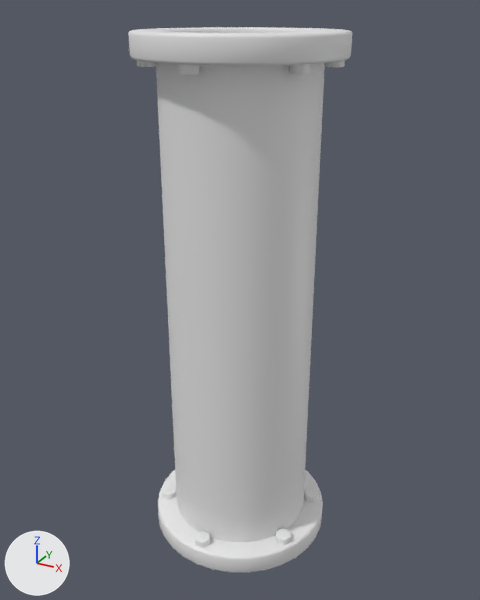
A saved change to the FBX model Save the SteamBird/Assets/Art/BuizenDeco/BuisLangKleiner.fbx.
One viewpoint serves both versions: a 50 mm camera at (0.253, -0.461, 0.46) aimed at (-0.001, 0.002, 0.229). Lighting does not change. The marker at lower left points along +X, +Y and +Z. Where no turn or scale is listed for an object, it has been applied to the vertices.

The first picture shows 'RechtLang'.
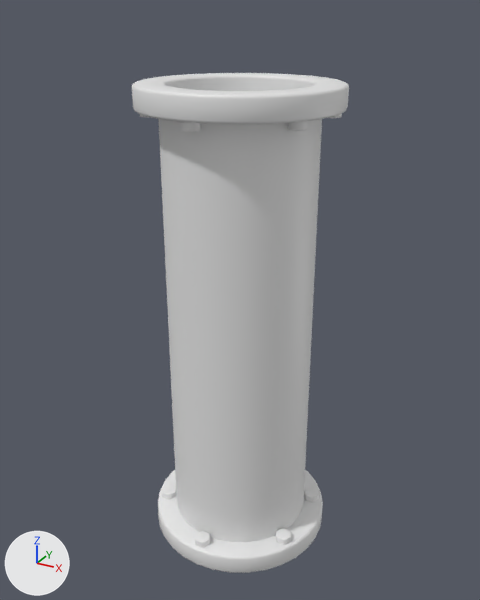
The newer file is also rescaled (x0.937) as a whole; pictures and numbers use the older file's frame.

Pixel boxes (x1, y1, x2, y2) of what changed, in the pictures (480 x 600 px; the box of a moved part takes in the faces that stretch with it):
'RechtLang', reshaped (8% shorter)
    before: (128, 27, 352, 573)
    after: (132, 73, 349, 573)
part 1 of me_cylinder_013, moved or reshaped
    before: (325, 60, 345, 67)
    after: (329, 114, 342, 118)
part 2 of me_cylinder_013, moved or reshaped
    before: (137, 61, 156, 67)
    after: (140, 114, 148, 117)
part 3 of me_cylinder_013, moved or reshaped
    before: (178, 64, 199, 75)
    after: (180, 122, 201, 132)
part 4 of me_cylinder_013, moved or reshaped
    before: (289, 64, 311, 74)
    after: (287, 121, 308, 131)
part 5 of me_cylinder_013, moved or reshaped
    before: (128, 27, 352, 198)
    after: (132, 73, 349, 198)

Patch to the scene script:
```diff
--- a/Save the SteamBird/Assets/Art/BuizenDeco/BuisLangKleiner.fbx.py
+++ b/Save the SteamBird/Assets/Art/BuizenDeco/BuisLangKleiner.fbx.py
@@ me_cylinder_013 @@
 # used by ob_rechtlang; location = (0.0, 0.0, 0.0)
-me_cylinder_013.from_pydata(...)  # 1144 vertices, 1200 faces; spans x -0.081..0.081, y -0.081..0.081, z 0.0..0.446
+me_cylinder_013.from_pydata(...)  # 1144 vertices, 1200 faces; spans x -0.081..0.081, y -0.081..0.081, z 0.0..0.409
+# me_cylinder_013 part 1: the loose piece of 38 vertices spanning x 0.055..0.07, y 0.025..0.039, z 0.42..0.436 is moved by (0.0, 0.0, -0.036)
+# me_cylinder_013 part 2: the loose piece of 38 vertices spanning x -0.07..-0.055, y -0.039..-0.025, z 0.42..0.436 is moved by (0.0, 0.0, -0.036)
+# me_cylinder_013 part 3: the loose piece of 50 vertices spanning x -0.008..0.008, y -0.077..-0.064, z 0.42..0.436 is moved by (0.0, 0.0, -0.036)
+# me_cylinder_013 part 4: the loose piece of 38 vertices spanning x 0.055..0.07, y -0.039..-0.025, z 0.42..0.436 is moved by (0.0, 0.0, -0.036)
+# me_cylinder_013 part 5: 320 of the vertices in x -0.081..0.081, y -0.081..0.081, z 0.427..0.446 are moved by (0.0, 0.0, -0.036)
```
